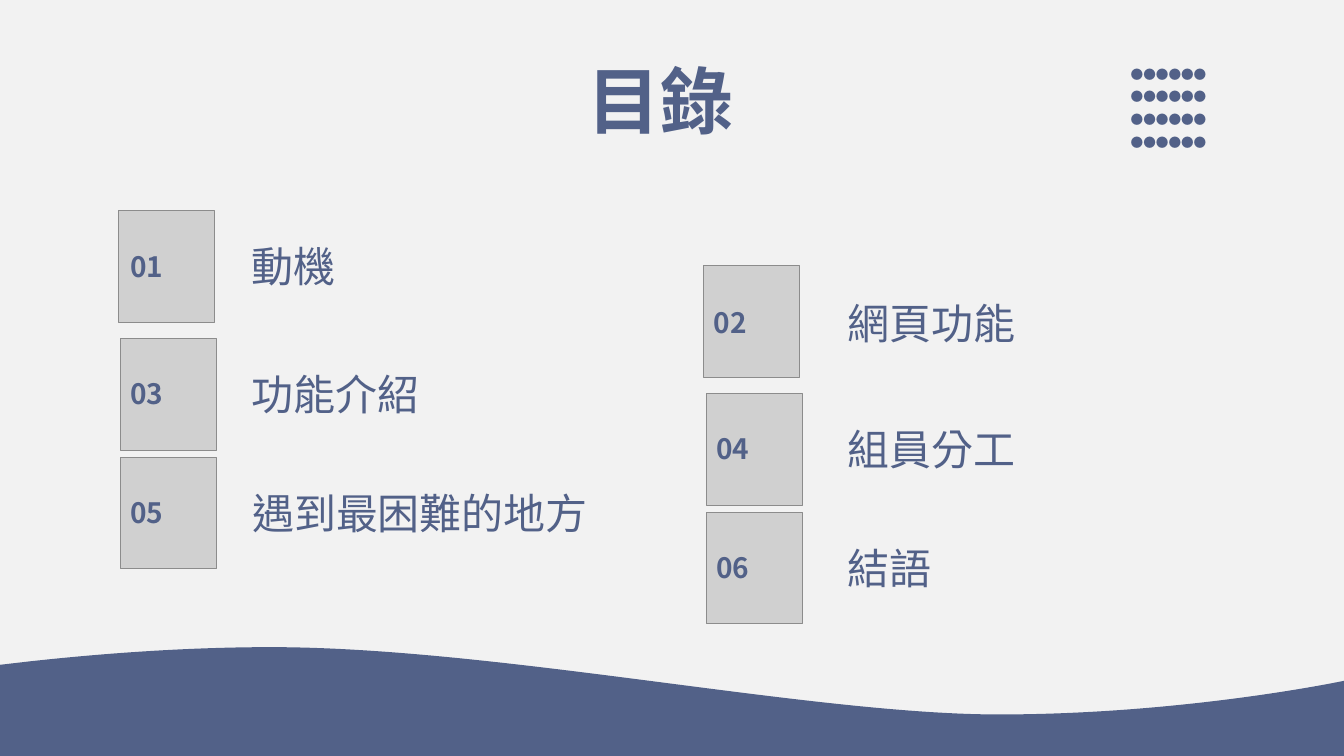
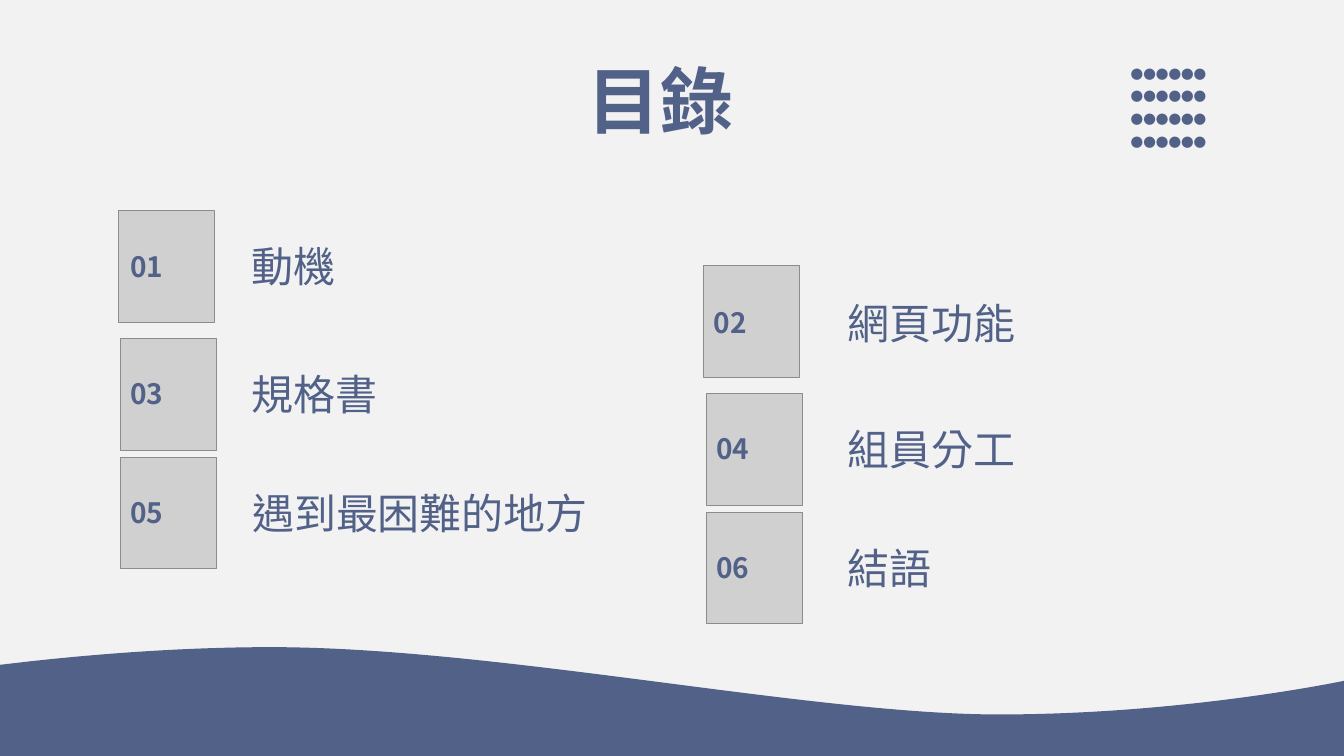
Before and after one commit to 35596035/End-of-period-project, a slide deck: slide 2 of 系統分析PPT.pptx. Drawn at 1344x756 pixels with LibreOffice and Linux fonts; fonts in the diff are those of the drawing; grey boxes stand for pictures. Boxes give left, top, right and bottom in pixels: in the first picture for what was removed or moved away, otherwise in the second. Text is boxed around its words. In the diff, an @@ line names an element or a change of style, - is before the commit and + after.

```diff
--- a/系統分析PPT.pptx
+++ b/系統分析PPT.pptx
@@ text at (252, 374, 378, 414): text changed @@
-功能介紹
+規格書
```
Also in this commit, not shown: 4 other slides changed, 19 slides added, 2 slides removed.
